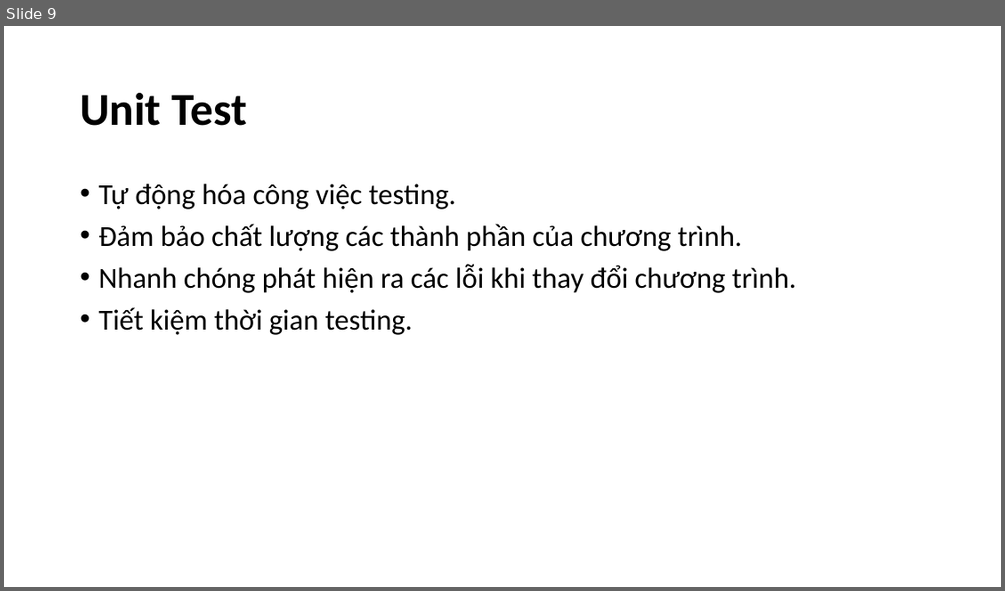
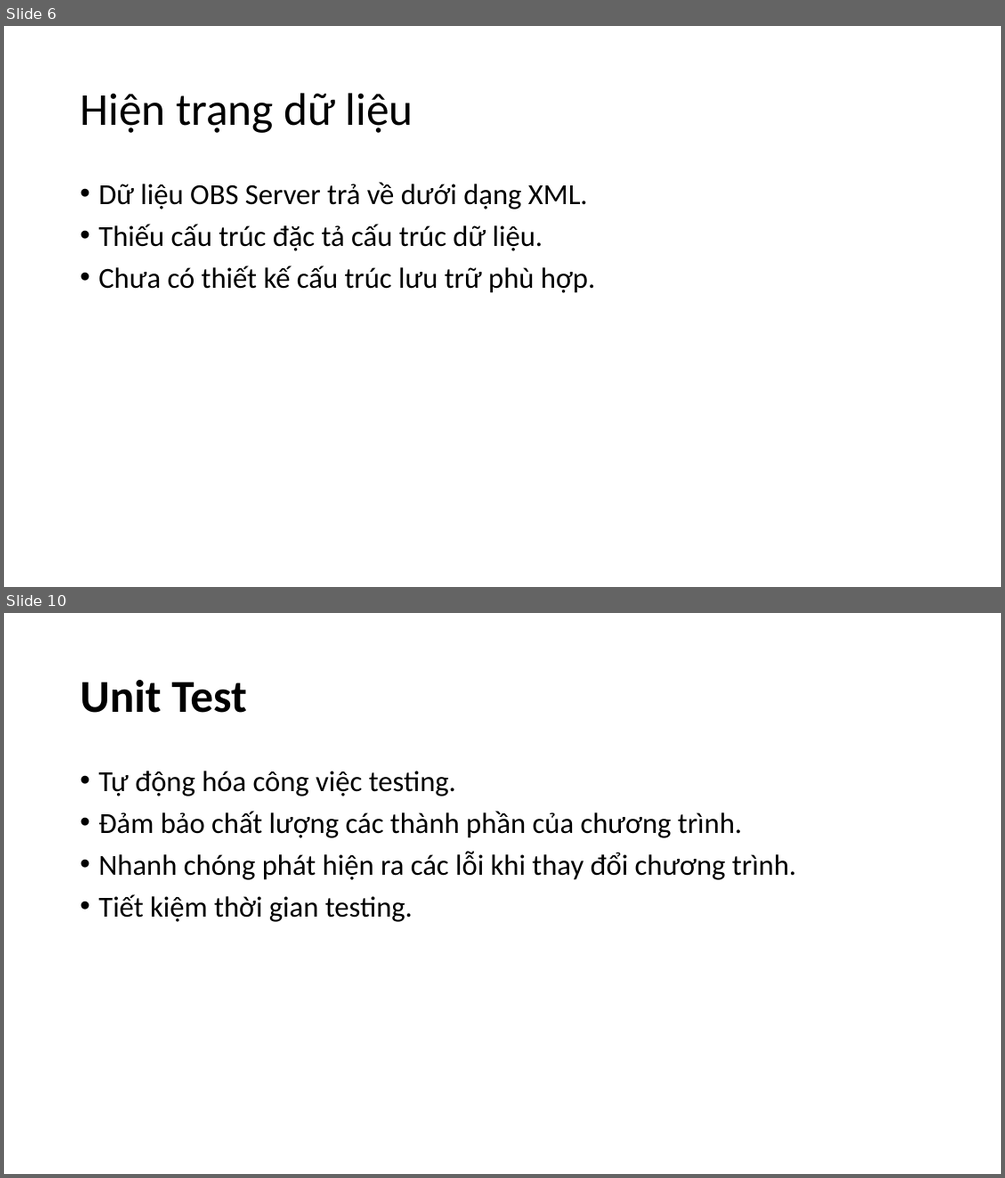
Before and after one commit to nguyenmanhphuc/DoAnA, a slide deck: BÁO CÁO THỰC TẬP.pptx. Shown one above the other, each under a label of ours: slide 9 before the commit, slides 6 and 10 after it; the slides between them are not shown. The pictures are 1005x591 and 1005x1178 pixels, drawn with LibreOffice and Linux fonts; fonts in the diff are those of the drawing. Boxes give left, top, right and bottom in pixels: in the first picture for what was removed or moved away, otherwise in the second. Text is boxed around its words. In the diff, an @@ line names an element or a change of style, - is before the commit and + after.

```diff
--- a/BÁO CÁO THỰC TẬP.pptx
+++ b/BÁO CÁO THỰC TẬP.pptx
@@ slide 6 added at bbox=[4, 26, 1001, 587], background #FFFFFF @@
@@ title added at bbox=[80, 93, 413, 133], 44 pt, text #000000 @@
+Hiện trạng dữ liệu
@@ text added at bbox=[98, 182, 595, 293], 28 pt, text #000000 @@
+• Dữ liệu OBS Server trả về dưới dạng XML.
+• Thiếu cấu trúc đặc tả cấu trúc dữ liệu.
+• Chưa có thiết kế cấu trúc lưu trữ phù hợp.
@@ what was slide 9 is now slide 10 @@
```
Also in this commit, not shown: 2 slides changed, 2 other slides added, 3 slides removed.
